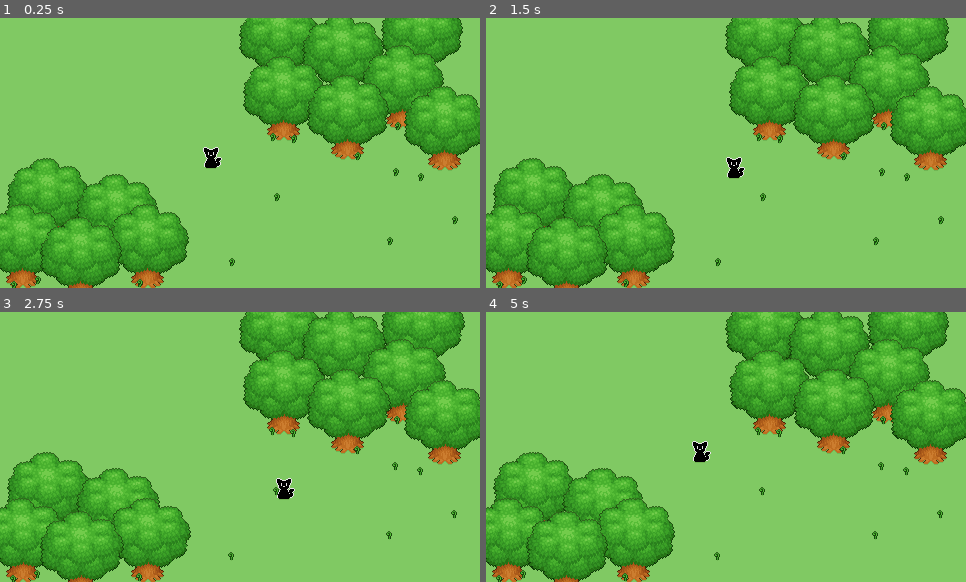
Above: before the commit, frames 1-4 (two rows, left to right).
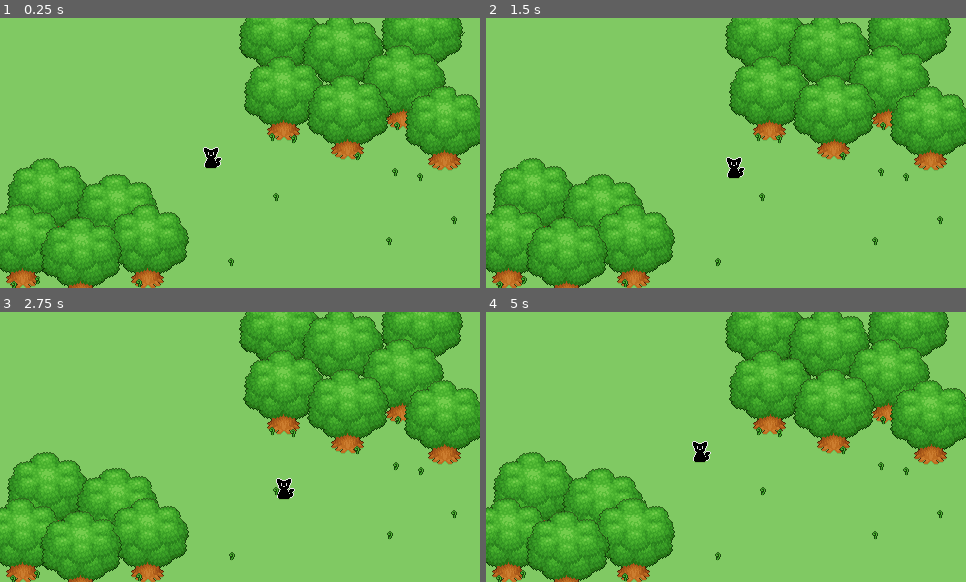
Above: after the commit, the same moments.

Repository: KingToot14/rpg_game
Game: Godot game, scene res://scenes/level_root.tscn
Same seed, same stepped clock (60 frames per second), same inputs: the game is played once before the commit and once after it.
Inputs:
- Up to frame 1 (0.25 s): no input
- Up to frame 2 (1.5 s): hold D (overworld_right) 0.53-1.28 s; hold S (overworld_down) from 1.28 s (still down)
- Up to frame 3 (2.75 s): release S (overworld_down) at 2.03 s; hold D (overworld_right) from 2.03 s (still down)
- Up to frame 4 (5 s): release D (overworld_right) at 2.78 s; hold W (overworld_up) 2.78-3.53 s; hold A (overworld_left) from 3.53 s (still down)

The runs differ from the first frame. In frame 1, 1.6% of the frame differs, in the area x 2-97%, y 0-100%; in frame 2, 1.1%; in frame 3, 2.7%, in the area x 0-100%, y 0-100%; in frame 4, 2.5%.

Commit message:
Started Global Wind Position

Diff:
--- a/environment/forest/trees/forest_tree.tscn
+++ b/environment/forest/trees/forest_tree.tscn
@@ -68,7 +68,6 @@
 tween_speed = 0.3
 
 [node name="player_collider" type="Area2D" parent="leaves"]
-visible = false
 collision_mask = 2
 
 [node name="shape" type="CollisionShape2D" parent="leaves/player_collider"]
--- a/environment/grass/grass.gdshader
+++ b/environment/grass/grass.gdshader
@@ -10,11 +10,9 @@
 uniform float patch_intensity: hint_range(0.0, 1.0, 0.01) = 0.05;
 
 group_uniforms wind;
+uniform float wind_intensity: hint_range(0.0, 1.0, 0.05) = 0.5;
 uniform float wind_speed: hint_range(0.0, 5.0, 0.1) = 1.0;
 uniform vec2 wind_direction = vec2(-1, -1);
-
-uniform sampler2D noise_texture: repeat_enable, filter_nearest;
-uniform vec2 noise_size = vec2(512.0, 512.0);
 
 // --- Constants --- //
 const float MAX_GRASS_LENGTH = 9.0;
@@ -35,10 +33,6 @@
 	return step(0.0, wind) * step(0.8, 1.0 - wind);
 }
 
-float get_noise(vec2 uv, vec2 texture_pixel_size, float offset) {
-	return step(0.5, texture(noise_texture, vec2(uv.x / texture_pixel_size.x / noise_size.x + offset, 0.0f)).g);
-}
-
 void fragment() {
 	// Hide roots
 	COLOR = mix(vec4(0.0), get_side_color(0.0), step(0.001, COLOR.g));
@@ -55,6 +49,7 @@
 
 		// Large-scale wind
 		blade_len -= curr_wind;
+		curr_wind *= wind_intensity;
 
 		// Color side if distance < blade length
 		COLOR = mix(COLOR, get_side_color(dist / 8.0), step(dist, blade_len));
--- a/project.godot
+++ b/project.godot
@@ -76,3 +76,7 @@
 "type": "vec2",
 "value": Vector2(0, 0)
 }
+wind_position={
+"type": "float",
+"value": 0.0
+}
--- a/scenes/level_root.tscn
+++ b/scenes/level_root.tscn
@@ -1,5 +1,6 @@
-[gd_scene load_steps=35 format=3 uid="uid://byb0hxqtbhtrv"]
-
+[gd_scene load_steps=36 format=3 uid="uid://byb0hxqtbhtrv"]
+
+[ext_resource type="Script" path="res://scripts/environment/wind_manager.gd" id="1_hb3h7"]
 [ext_resource type="Shader" path="res://environment/grass/grass_wind.gdshader" id="2_6qsyb"]
 [ext_resource type="TileSet" uid="uid://rmc5k4fi41mq" path="res://environment/grass/grass_tiles.tres" id="2_p5ycs"]
 [ext_resource type="TileSet" uid="uid://c3tsvb4ivgjbh" path="res://environment/forest/forest_grass.tres" id="3_1imi4"]
@@ -59,10 +60,9 @@
 shader_parameter/patch_intensity = 0.05
 shader_parameter/side_gradient = SubResource("GradientTexture1D_408jn")
 shader_parameter/patch_noise = SubResource("NoiseTexture2D_qygkk")
+shader_parameter/wind_intensity = 0.6
 shader_parameter/wind_speed = 0.5
 shader_parameter/wind_direction = Vector2(-1, -1)
-shader_parameter/noise_size = Vector2(512, 1)
-shader_parameter/noise_texture = SubResource("NoiseTexture2D_0ob3s")
 
 [sub_resource type="ViewportTexture" id="ViewportTexture_kyubb"]
 viewport_path = NodePath("environment/grass_viewport")
@@ -140,6 +140,9 @@
 [node name="environment" type="Node2D" parent="."]
 y_sort_enabled = true
 
+[node name="wind_manager" type="Node2D" parent="environment"]
+script = ExtResource("1_hb3h7")
+
 [node name="grass_viewport" type="SubViewport" parent="environment"]
 disable_3d = true
 transparent_bg = true
@@ -296,7 +299,6 @@
 texture = ExtResource("8_8rjbx")
 
 [node name="collision" type="CollisionShape2D" parent="player"]
-visible = false
 position = Vector2(-1, -1)
 shape = SubResource("CircleShape2D_l0mef")
 
--- /dev/null
+++ b/scripts/environment/wind_manager.gd
@@ -0,0 +1,11 @@
+class_name WindManager
+extends Node2D
+
+# --- Variables --- #
+@export var wind_speed: float = 1.0
+var wind_position := 0.0
+
+# --- Functions --- #
+func _process(delta):
+	wind_position += wind_speed * delta;
+	RenderingServer.global_shader_parameter_set('wind_position', wind_position)
--- a/scripts/object_revealer.gd
+++ b/scripts/object_revealer.gd
@@ -20,4 +20,4 @@
 		tween.tween_method(set_transparency, 0.1, transparency, tween_speed).set_trans(Tween.TRANS_LINEAR)
 
 func set_transparency(value: float) -> void:
-	material.set_shader_parameter('intensity', value)
+	material.set_shader_parameter('transparency', value)
--- a/shaders/environment/foliage_wind.gdshader
+++ b/shaders/environment/foliage_wind.gdshader
@@ -41,7 +41,7 @@
 	// Wind
 	vec2 texture_size = vec2(textureSize(TEXTURE, 0));
 	vec2 wind_uv = round(UV * (texture_size + 1.0) - (UV - 0.5)) / (texture_size + 1.0);
-	wind_uv.x -= amplitude * get_wind(wind_uv / TEXTURE_PIXEL_SIZE) * TEXTURE_PIXEL_SIZE.x * (1.0 - wind_uv.y * wind_falloff);
+	wind_uv.x -= amplitude * get_wind(FRAGCOORD.xy) * TEXTURE_PIXEL_SIZE.x * (1.0 - wind_uv.y * wind_falloff);
 
 	COLOR = texture(TEXTURE, wind_uv);
 
